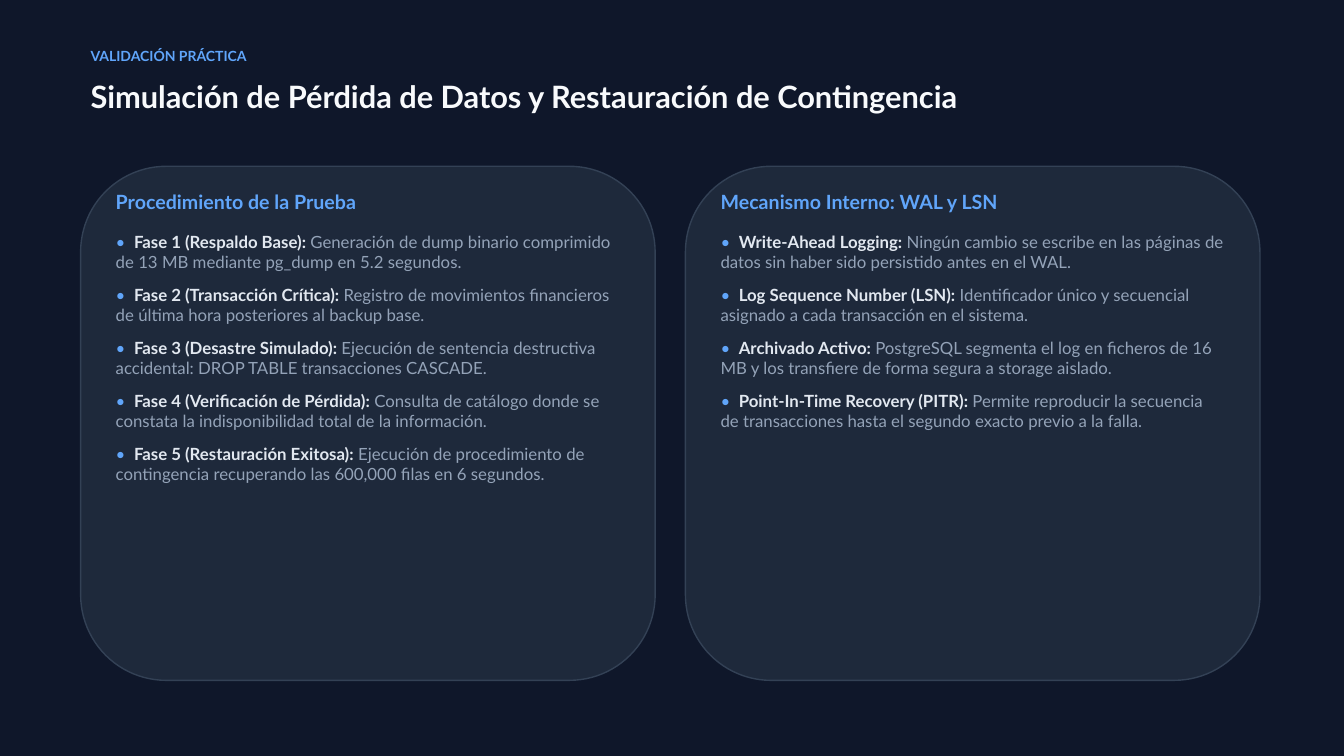
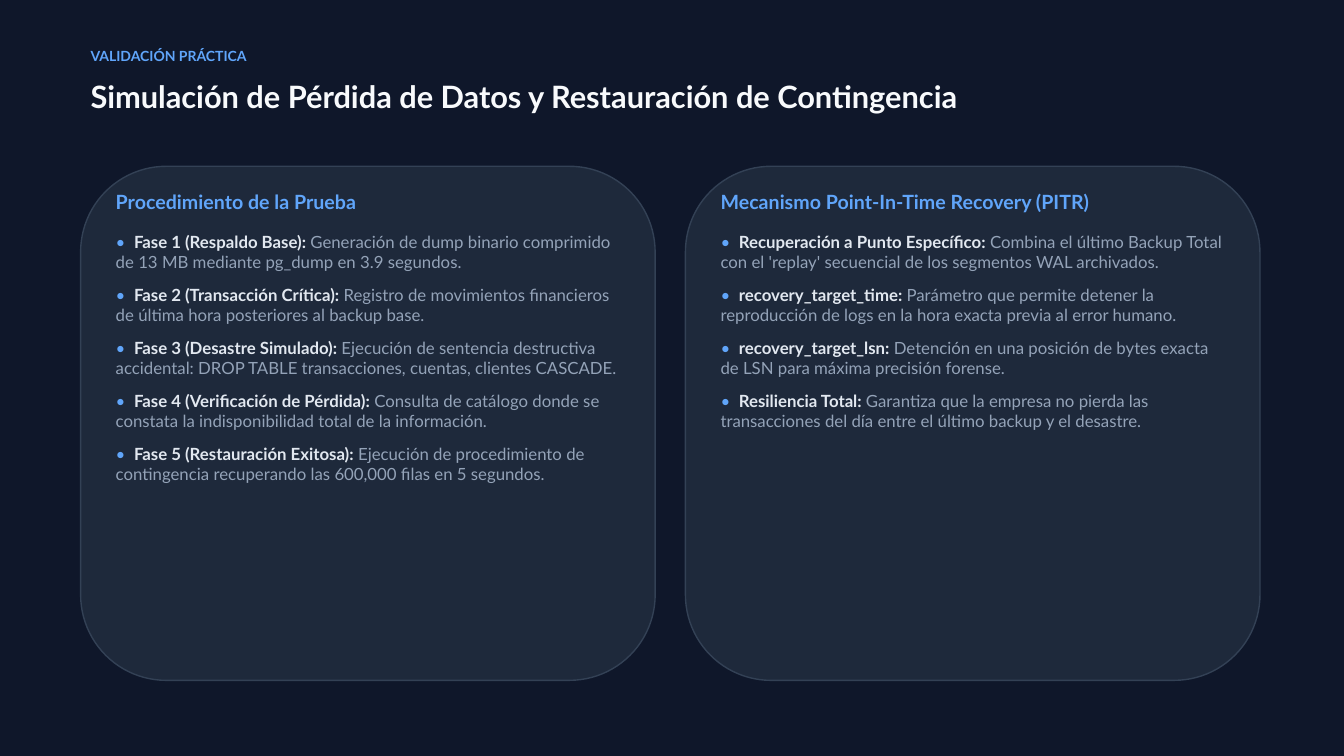
Before and after one commit to EmilyCayambe/Openmetadata, a slide deck: slide 8 of presentacion/Presentacion_Telemetria_Optimizacion.pptx (slide 5 before the commit). Drawn at 1344x756 pixels with LibreOffice and Linux fonts; fonts in the diff are those of the drawing. Boxes give left, top, right and bottom in pixels: in the first picture for what was removed or moved away, otherwise in the second. Text is boxed around its words. In the diff, an @@ line names an element or a change of style, - is before the commit and + after.

```diff
--- a/presentacion/Presentacion_Telemetria_Optimizacion.pptx
+++ b/presentacion/Presentacion_Telemetria_Optimizacion.pptx
@@ text at (x1=721, y1=194, x2=1089, y2=213): text changed @@
-Mecanismo Interno: WAL y LSN
+Mecanismo Point-In-Time Recovery (PITR)
@@ text at (x1=116, y1=235, x2=610, y2=271): text changed @@
-• Fase 1 (Respaldo Base): Generación de dump binario comprimido de 13 MB mediante pg_dump en 5.2 segundos.
+• Fase 1 (Respaldo Base): Generación de dump binario comprimido de 13 MB mediante pg_dump en 3.9 segundos.
@@ text at (x1=721, y1=235, x2=1222, y2=430): text changed @@
-• Write-Ahead Logging: Ningún cambio se escribe en las páginas de datos sin haber sido persistido antes en el WAL.
-• Log Sequence Number (LSN): Identificador único y secuencial asignado a cada transacción en el sistema.
-• Archivado Activo: PostgreSQL segmenta el log en ficheros de 16 MB y los transfiere de forma segura a storage aislado.
-• Point-In-Time Recovery (PITR): Permite reproducir la secuencia de transacciones hasta el segundo exacto previo a la falla.
+• Recuperación a Punto Específico: Combina el último Backup Total con el 'replay' secuencial de los segmentos WAL archivados.
+• recovery_target_time: Parámetro que permite detener la reproducción de logs en la hora exacta previa al error humano.
+• recovery_target_lsn: Detención en una posición de bytes exacta de LSN para máxima precisión forense.
+• Resiliencia Total: Garantiza que la empresa no pierda las transacciones del día entre el último backup y el desastre.
@@ text at (x1=116, y1=341, x2=617, y2=376): text changed @@
-• Fase 3 (Desastre Simulado): Ejecución de sentencia destructiva accidental: DROP TABLE transacciones CASCADE.
+• Fase 3 (Desastre Simulado): Ejecución de sentencia destructiva accidental: DROP TABLE transacciones, cuentas, clientes CASCADE.
@@ text at (x1=116, y1=447, x2=584, y2=483): text changed @@
-• Fase 5 (Restauración Exitosa): Ejecución de procedimiento de contingencia recuperando las 600,000 filas en 6 segundos.
+• Fase 5 (Restauración Exitosa): Ejecución de procedimiento de contingencia recuperando las 600,000 filas en 5 segundos.
```
Also in this commit, not shown: 2 other slides changed, 6 slides added, 1 slide removed, 5 other files.
